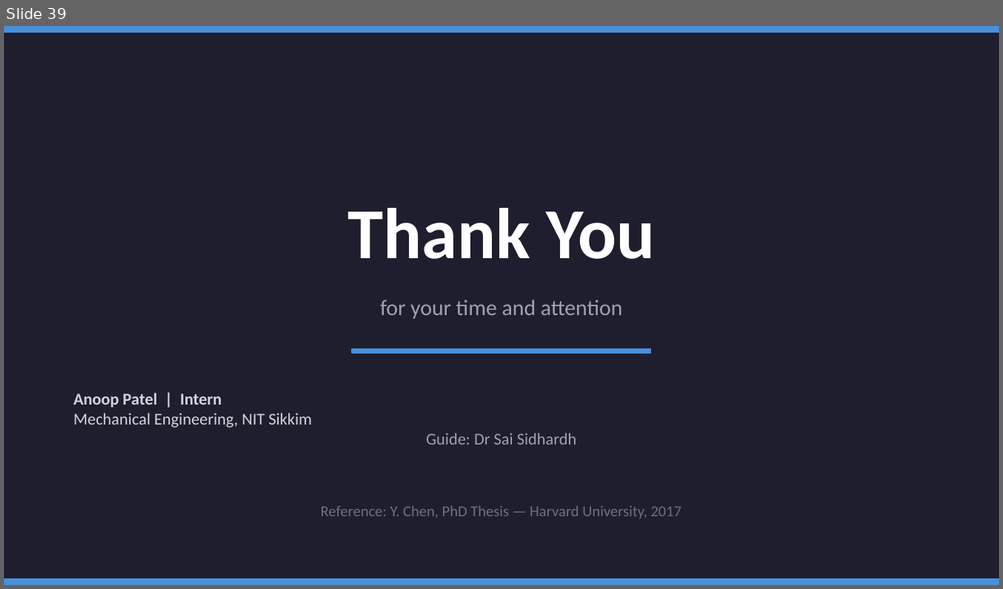
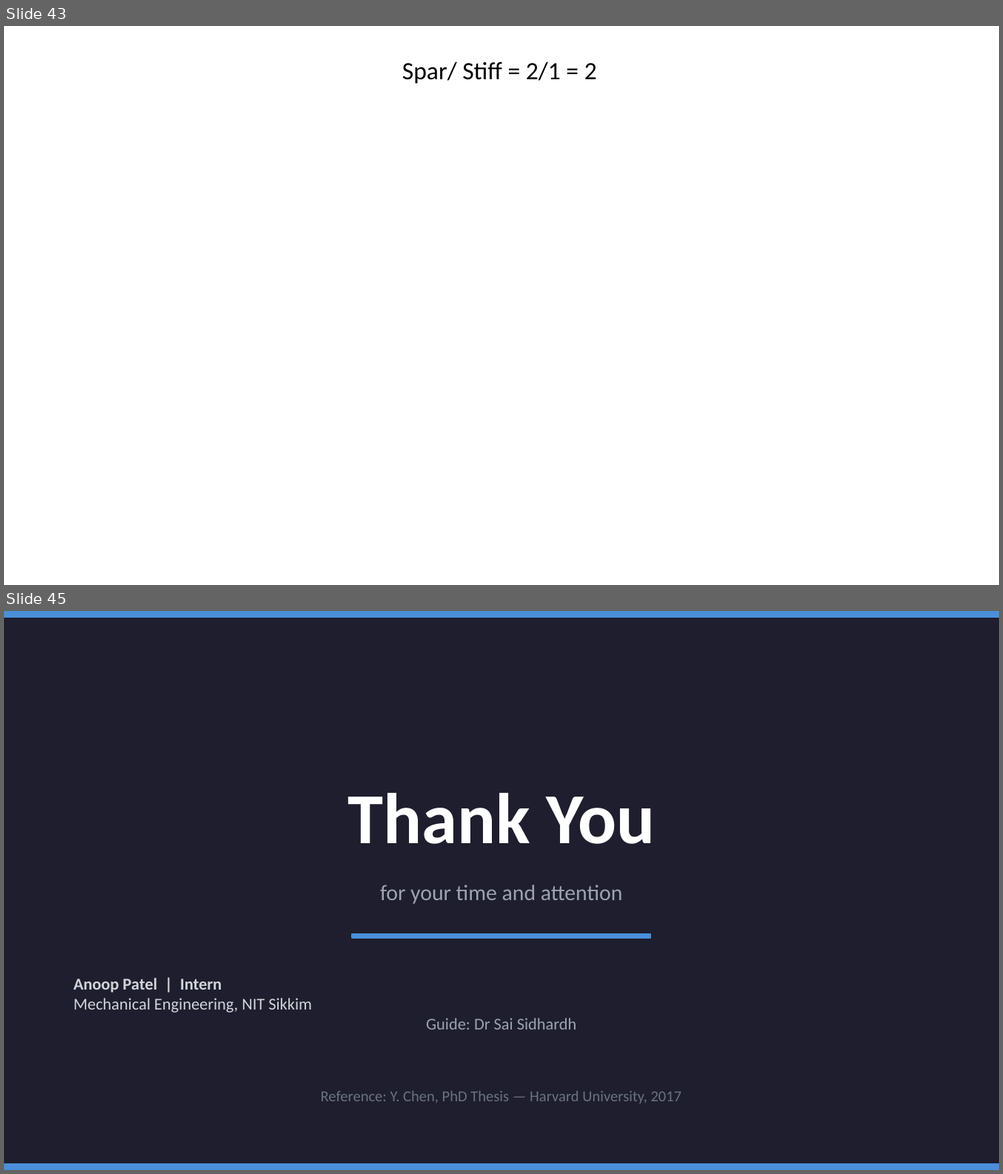
Before and after one commit to AnoopPatel582/Internship_Project-Flapping_Wing_Design, a slide deck: Flapping wing design/Wing_Morphology.pptx. Shown one above the other, each under a label of ours: slide 39 before the commit, slides 43 and 45 after it; the slides between them are not shown. The pictures are 1003x589 and 1003x1174 pixels, drawn with LibreOffice and Linux fonts; fonts in the diff are those of the drawing; background and template pictures are left out. Boxes give left, top, right and bottom in pixels: in the first picture for what was removed or moved away, otherwise in the second. Text is boxed around its words. In the diff, an @@ line names an element or a change of style, - is before the commit and + after.

Commit message:
Plots of descritized study of the type B inclined stiffener.

```diff
--- a/Flapping wing design/Wing_Morphology.pptx
+++ b/Flapping wing design/Wing_Morphology.pptx
@@ slide 43 added at [4, 26, 999, 585], background picture (left out) @@
@@ text added at [402, 62, 597, 84], 18 pt, text #000000 @@
+Spar/ Stiff = 2/1 = 2
@@ what was slide 39 is now slide 45 @@
```
Also in this commit, not shown: 5 other slides added, 7 other files.
